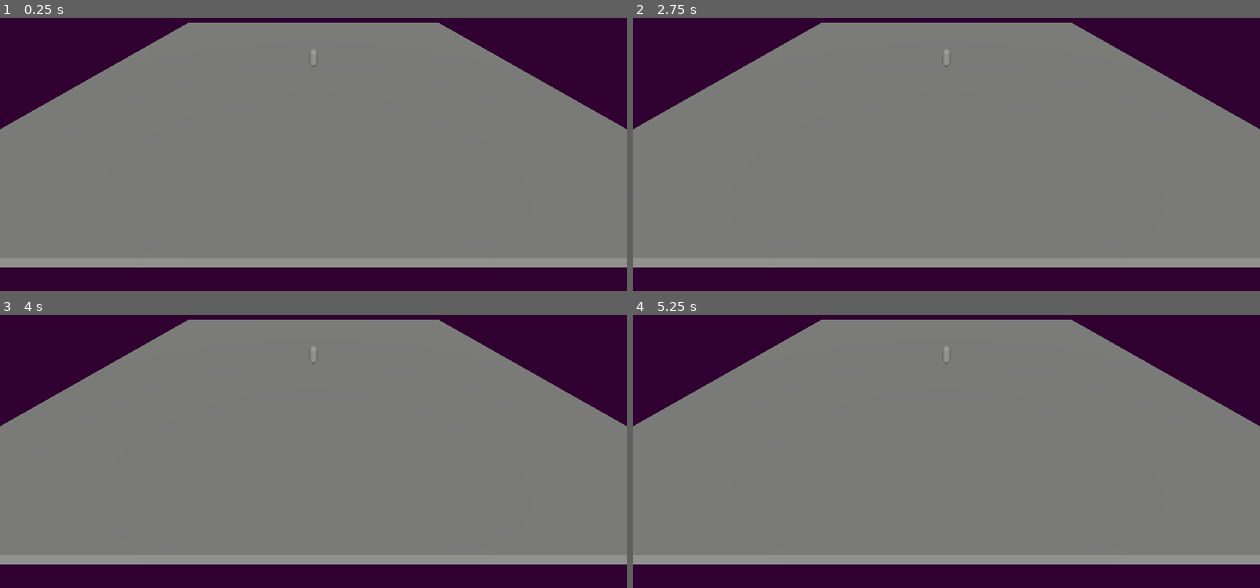
Above: before the commit, frames 1-4 (two rows, left to right).
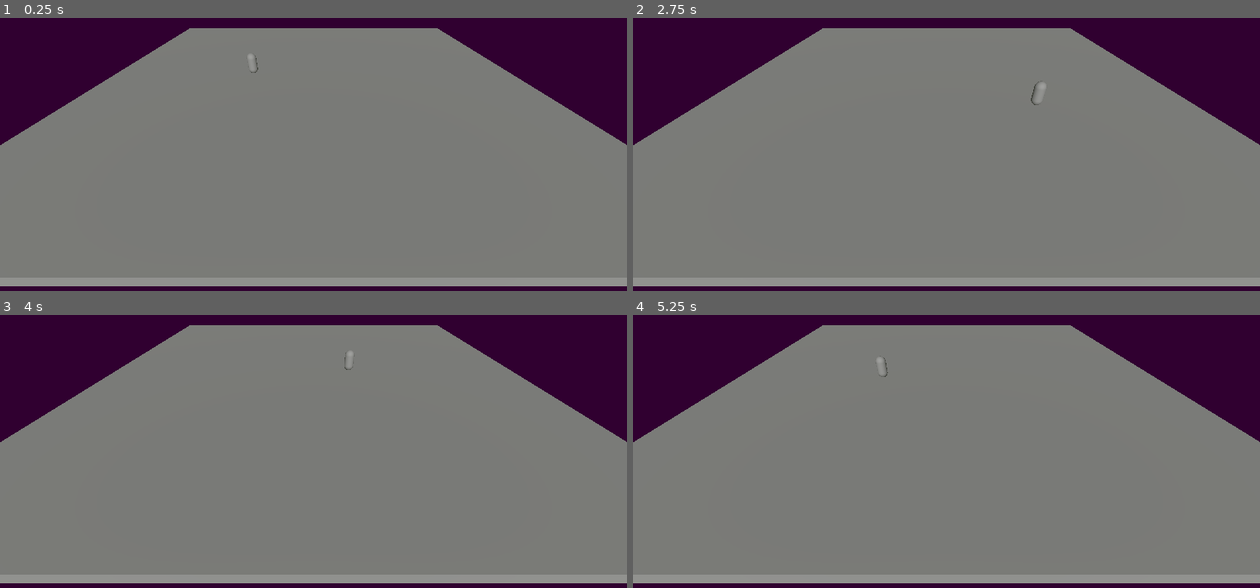
Above: after the commit, the same moments.

Repository: FellowshipOfTheGame/Hotel-Ponte-Negra
Game: Godot game, scene res://scenes/base.tscn
Two runs of this game, one before a commit and one after it. Both use one fixed random seed, a clock stepped at 60 frames per second and the inputs below.
Inputs:
- Up to frame 1 (0.25 s): no input
- Up to frame 2 (2.75 s): tap Enter at 0.5 s; hold Right (ui_right) 0.53-1.28 s; hold Down (ui_down) 1.28-2.03 s; tap Space at 2 s; hold Right (ui_right) from 2.03 s (still down)
- Up to frame 3 (4 s): release Right (ui_right) at 2.78 s; hold Up (ui_up) 2.78-3.53 s; hold Left (ui_left) from 3.53 s (still down)
- Up to frame 4 (5.25 s): tap Enter at 4.25 s; release Left (ui_left) at 5.03 s; hold Down (ui_down) from 5.03 s (still down)

The runs differ from the first frame. In frame 1, 10% of the frame differs, in the area x 0-100%, y 1-99%; in frame 2, 10%; in frame 3, 10%; in frame 4, 10%.

Commit message:
Esta pronto a movimentação base e o começo do tank controller

Diff:
--- a/project.godot
+++ b/project.godot
@@ -10,7 +10,7 @@
 
 [application]
 
-config/name="Hotel Ponte Negra"
+config/name="Hotel Ponte Negra (4.4)"
 run/main_scene="uid://bbwpri8lubdq6"
-config/features=PackedStringArray("4.4", "Forward Plus")
+config/features=PackedStringArray("4.5", "Forward Plus")
 config/icon="res://icon.svg"
--- a/scenes/base.tscn
+++ b/scenes/base.tscn
@@ -1,6 +1,7 @@
-[gd_scene load_steps=3 format=3 uid="uid://bbwpri8lubdq6"]
+[gd_scene load_steps=4 format=3 uid="uid://bbwpri8lubdq6"]
 
 [ext_resource type="PackedScene" uid="uid://csmmjcndfe1ns" path="res://scenes/characters/player/player.tscn" id="1_pvqg0"]
+[ext_resource type="Script" uid="uid://d0r8frqmevhc2" path="res://scripts/movePlayer.gd" id="2_baglu"]
 
 [sub_resource type="Environment" id="Environment_pvqg0"]
 background_mode = 1
@@ -11,12 +12,14 @@
 [node name="Node3D" type="Node3D"]
 
 [node name="Node3D" parent="." instance=ExtResource("1_pvqg0")]
+transform = Transform3D(1, 0, 0, 0, 1, 0, 0, 0, 1, -6.6245604, 0.4686755, 3.327259)
+script = ExtResource("2_baglu")
 
 [node name="Camera3D" type="Camera3D" parent="."]
 transform = Transform3D(1, 0, 0, 0, 0.707107, 0.707107, 0, -0.707107, 0.707107, 0, 10, 30)
 
 [node name="CSGBox3D" type="CSGBox3D" parent="."]
-transform = Transform3D(1, 0, 0, 0, 1, 0, 0, 0, 1, 0, -0.5, 0)
+transform = Transform3D(1, 0, 0, 0, 1, 0, 0, 0, 1, 0.027899265, -1.395859, 0.5424385)
 use_collision = true
 size = Vector3(50, 1, 50)
 
--- a/scenes/characters/player/player.tscn
+++ b/scenes/characters/player/player.tscn
@@ -1,10 +1,13 @@
-[gd_scene load_steps=3 format=3 uid="uid://csmmjcndfe1ns"]
+[gd_scene load_steps=4 format=3 uid="uid://csmmjcndfe1ns"]
+
+[ext_resource type="Script" uid="uid://u0cwlsbsshd8" path="res://scripts/moveTankPlayer.gd" id="1_7uws0"]
 
 [sub_resource type="CapsuleShape3D" id="CapsuleShape3D_bcx1r"]
 
 [sub_resource type="CapsuleMesh" id="CapsuleMesh_7uws0"]
 
 [node name="Node3D" type="CharacterBody3D"]
+script = ExtResource("1_7uws0")
 
 [node name="CollisionShape3D" type="CollisionShape3D" parent="."]
 transform = Transform3D(1, 0, 0, 0, 1, 0, 0, 0, 1, 0, 1, 0)
--- /dev/null
+++ b/scripts/movePlayer.gd
@@ -0,0 +1,9 @@
+extends CharacterBody3D
+
+@export var velocidade : float = 10
+
+func _process(delta : float)->void:
+	var movX : int = int(Input.is_action_pressed("ui_right")) - int(Input.is_action_pressed("ui_left"))
+	var movZ : int = int(Input.is_action_pressed("ui_down")) - int(Input.is_action_pressed("ui_up"))
+	var movimento = Vector3(movX, 0, movZ).normalized() * (velocidade * delta) #vetor indica a nova posição e por isso é multiplicado por algo de dimensão de comprimento
+	position += movimento
--- /dev/null
+++ b/scripts/moveTankPlayer.gd
@@ -0,0 +1,16 @@
+extends CharacterBody3D
+
+@export var velocidade:float = 10
+@export var vel_ang:float = 1
+var rad:float = 0
+
+func _process(delta:float)->void:
+	var movA:int = int(Input.is_action_pressed("ui_left")) - int(Input.is_action_pressed("ui_right"))
+	rad += movA * vel_ang * delta
+	if rad > 2*PI:
+		rad -= 2*PI
+	elif rad < 0:
+		rad += 2*PI
+	var mov = int(Input.is_action_pressed("ui_up")) - int(Input.is_action_pressed("ui_down"))*0.3
+	var movimento = Vector3(sin(rad)*mov, 0, cos(rad)*mov).normalized()*velocidade*delta
+	position += movimento
Not shown, changed: icon.svg.import
Not shown, added: scripts/movePlayer.gd.uid
Not shown, added: scripts/moveTankPlayer.gd.uid
